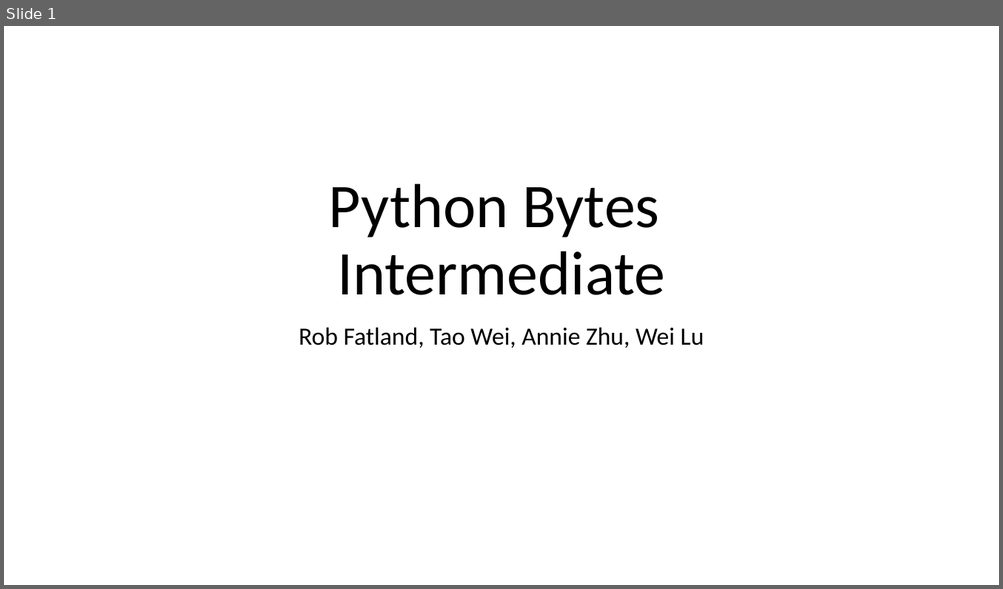
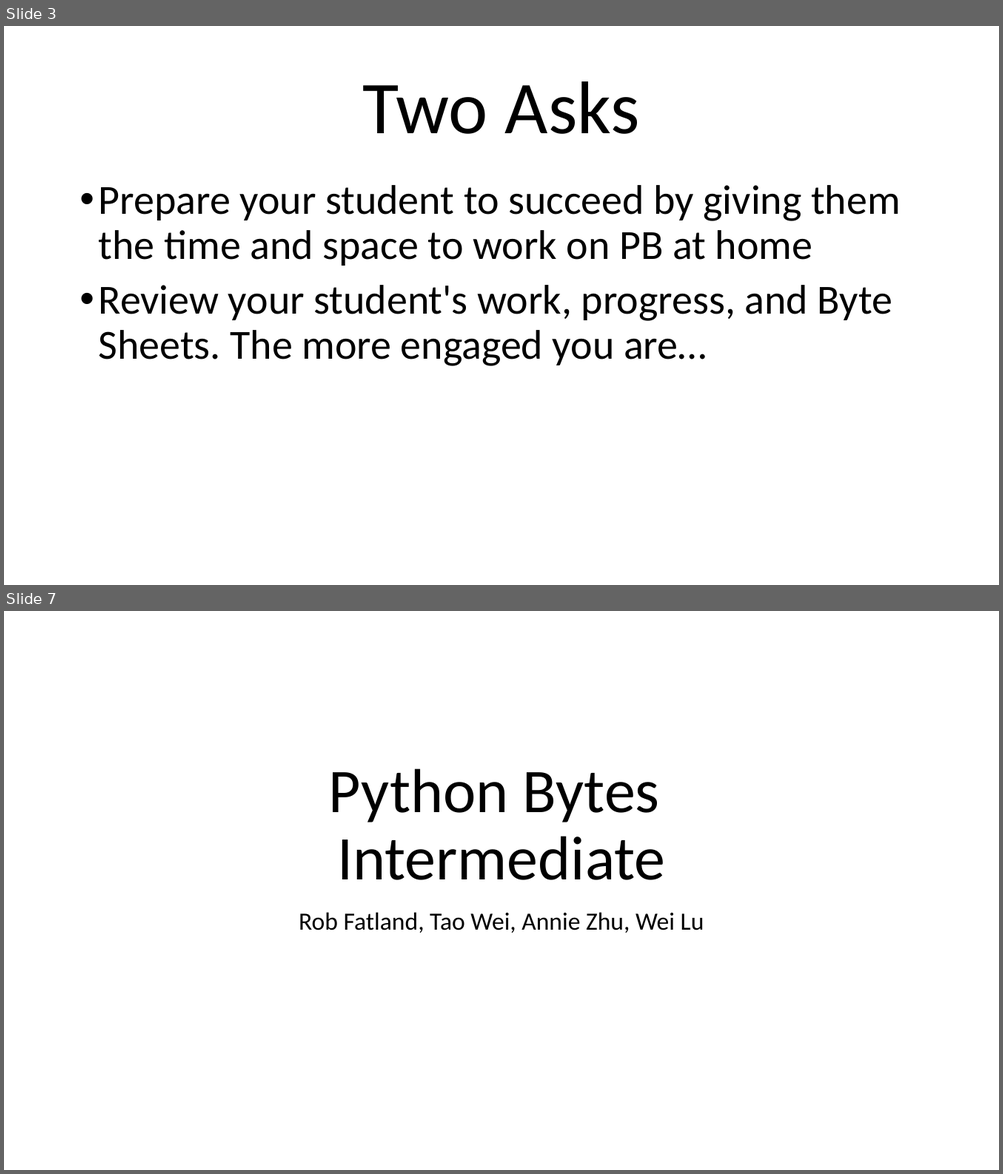
Before and after one commit to shreystechtips/pythonbytes, a slide deck: presentations/python bytes intermediate.pptx. Shown one above the other, each under a label of ours: slide 1 before the commit, slides 3 and 7 after it; the slides between them are not shown. The pictures are 1003x589 and 1003x1174 pixels, drawn with LibreOffice and Linux fonts; fonts in the diff are those of the drawing. Boxes give left, top, right and bottom in pixels: in the first picture for what was removed or moved away, otherwise in the second. Text is boxed around its words. In the diff, an @@ line names an element or a change of style, - is before the commit and + after.

```diff
--- a/presentations/python bytes intermediate.pptx
+++ b/presentations/python bytes intermediate.pptx
@@ slide 3 added at <box>4,26,999,585</box>, background #FFFFFF @@
@@ title added at <box>363,82,640,134</box>, 72 pt, text #000000 @@
+Two Asks
@@ text added at <box>99,185,900,366</box>, 40 pt, text #000000 @@
+• Prepare your student to succeed by giving them the time and space to work on PB at home
+• Review your student's work, progress, and Byte Sheets. The more engaged you are…
@@ what was slide 1 is now slide 7 @@
```
Also in this commit, not shown: 2 slides changed, 5 other slides added, 9 other files.
